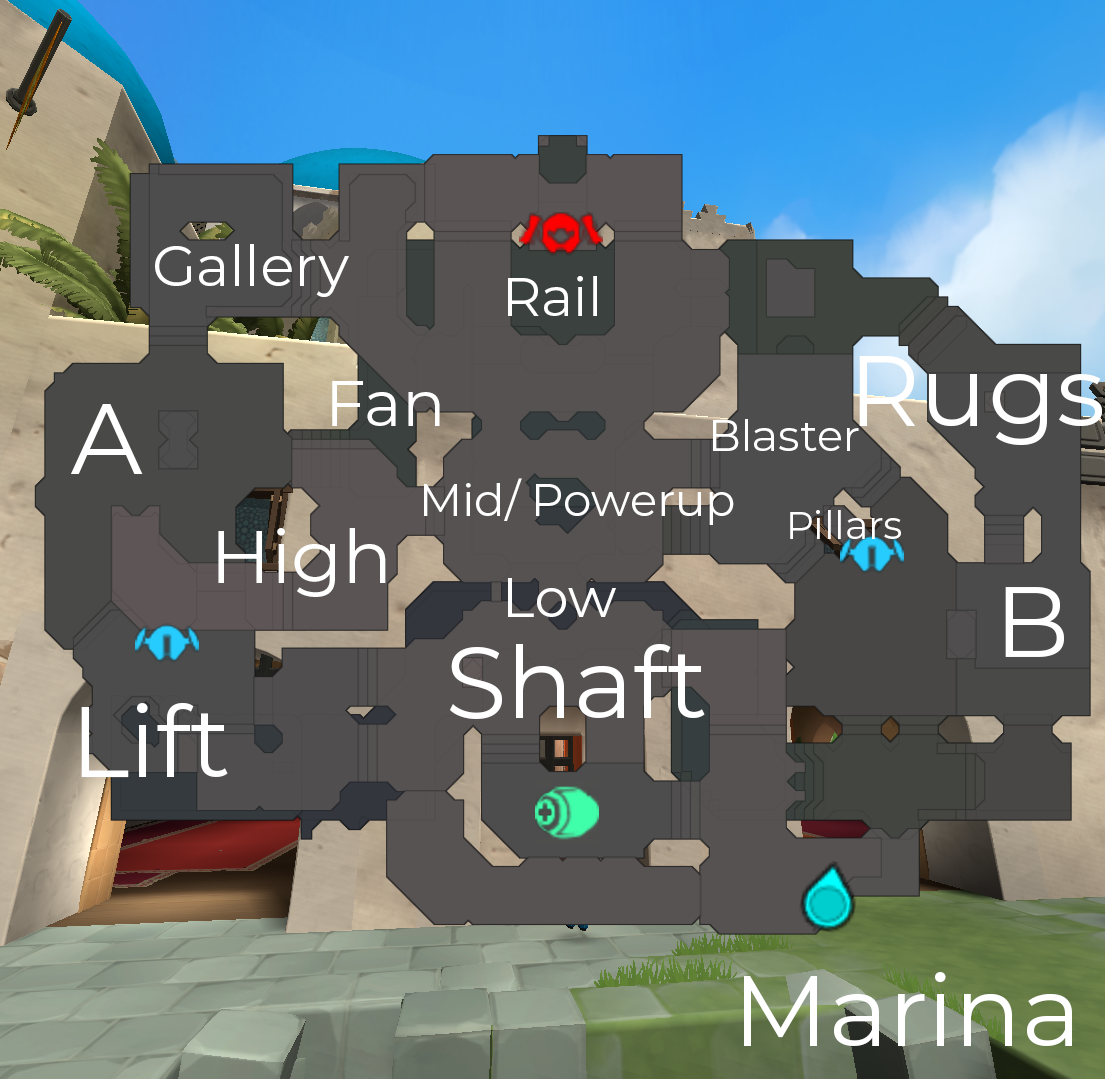
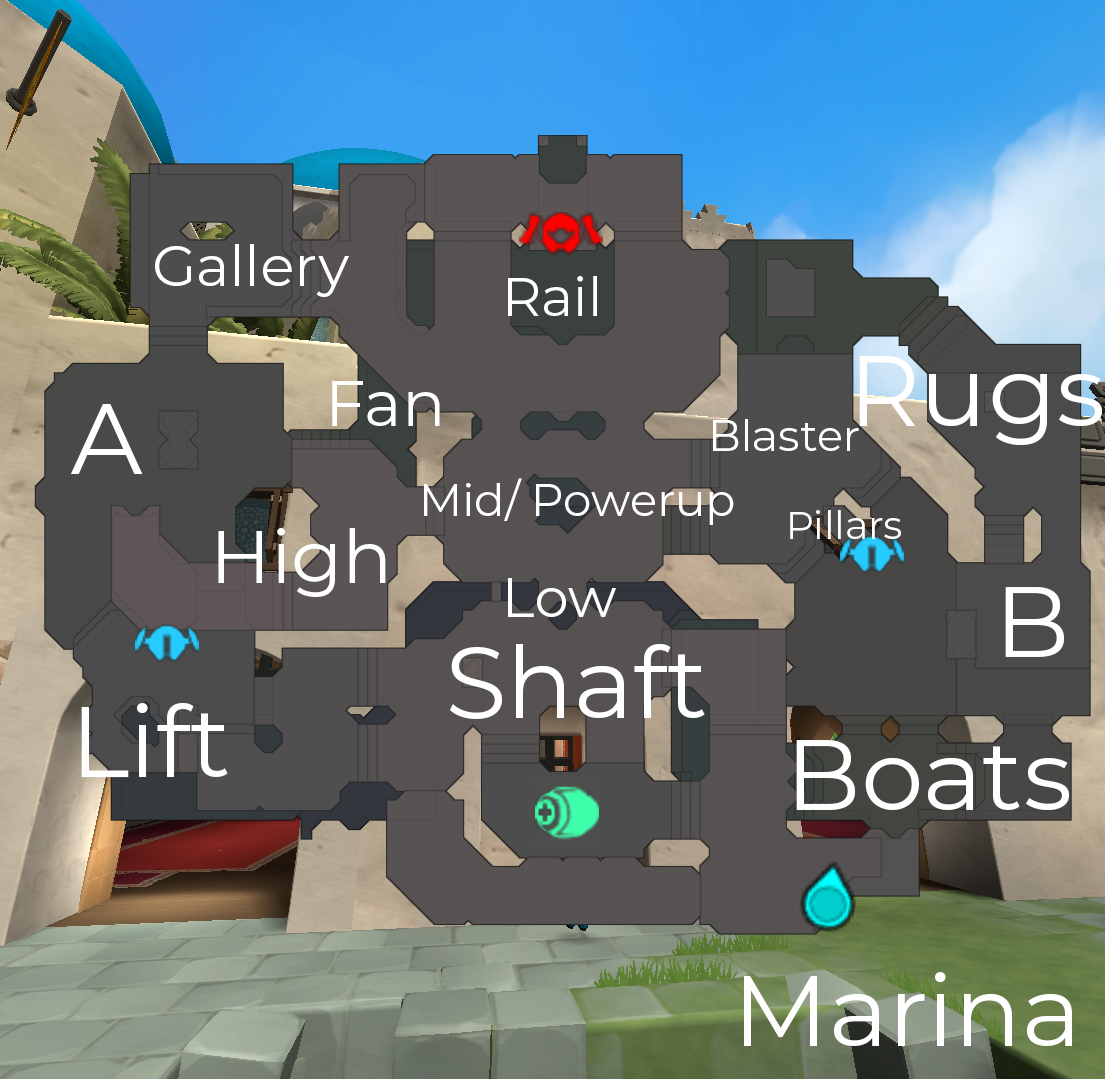
Revision of a layered (1105, 1079) image; what changed, layer by layer:
added layer "Boats" above "Pillars" over [796, 740, 1069, 810]
